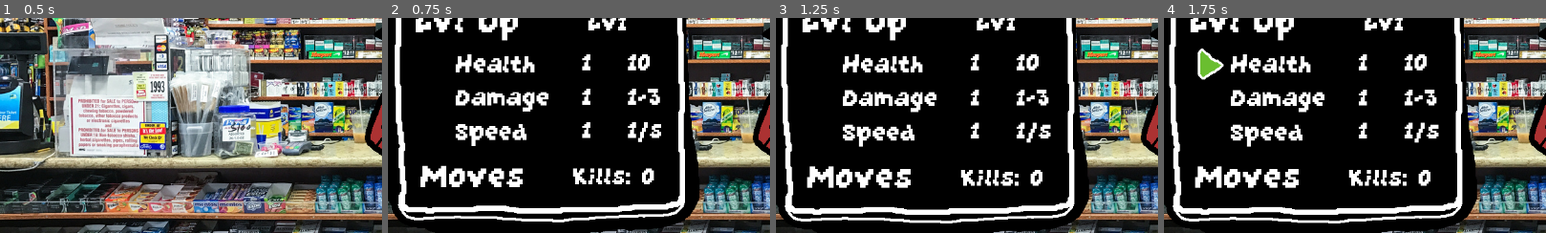
Above: before the commit, frames 1-4 (left to right).
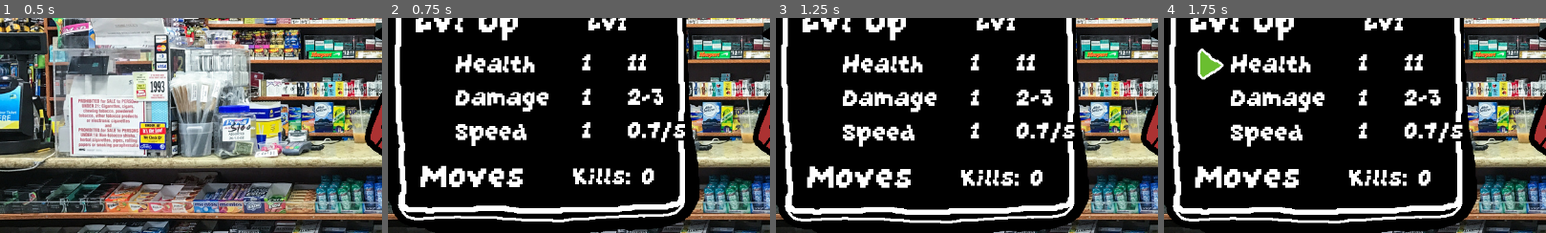
Above: after the commit, the same moments.

Repository: Stumpbeard/critters-doing-combat
Game: Godot game, scene res://shop.tscn
Two runs of this game, one before a commit and one after it. Both use one fixed random seed, a clock stepped at 60 frames per second and the inputs below. This scene is started directly instead of the project's main scene.
Inputs (mouse positions are % of the whole screen's width and height, from its top left):
- Up to frame 1 (0.5 s): no input
- Up to frame 2 (0.75 s): tap Enter at 0.5 s; move the mouse to (24, 50) at 0.52 s; hold Up from 0.53 s (still down); click (24, 50) at 0.67 s
- Up to frame 3 (1.25 s): keep holding Up
- Up to frame 4 (1.75 s): move the mouse to (18, 54) at 1.27 s; release Up at 1.28 s; hold Down from 1.28 s (still down); click (18, 54) at 1.42 s
The pictures show only the part of the screen within x 4-54%, y 44-94%; the shares and areas given below are measured in that part.

Frame 1 is identical in both runs. In frame 2, 1.1% of the frame differs, in the area x 62-78%, y 16-58%; in frame 3, 1.2%, in the area x 63-79%, y 16-59%; in frame 4, 1.2%.

Commit message:
Extra art assets, preparing to make all level ups cost 1

Diff:
--- a/ceo.tscn
+++ b/ceo.tscn
@@ -26,9 +26,10 @@
 texture = ExtResource("2_67x3i")
 offset = Vector2(2.08165e-12, -32)
 script = ExtResource("3_cuiyj")
-max_health = 75
-current_health = 75
-damage_value = [1, 1]
+max_health = 540
+current_health = 540
+attack_speed = 1.1
+damage_value = [4, 7]
 critter_type = 12
 status_types = Array[int]([4, 0])
 
--- a/coffeeny.tscn
+++ b/coffeeny.tscn
@@ -23,6 +23,8 @@
 
 [node name="Coffeeny" instance=ExtResource("1_5tgg8")]
 texture = ExtResource("2_avc7v")
+attack_speed = 0.7
+damage_value = [1, 2]
 critter_type = 8
 status_types = Array[int]([1])
 
--- a/critter.gd
+++ b/critter.gd
@@ -128,10 +128,10 @@
 		return false
 	var tween = create_tween()
 	if is_villain:
-		tween.tween_property(self, "offset:x", -25, 0.05)
+		tween.tween_property(self, "offset:x", -25, min(0.05, attack_speed))
 	else:
-		tween.tween_property(self, "offset:x", 25, 0.05)
-	tween.tween_property(self, "offset:x", 0, 0.05)
+		tween.tween_property(self, "offset:x", 25, min(0.05, attack_speed))
+	tween.tween_property(self, "offset:x", 0, min(0.05, attack_speed))
 	emit_signal("attacked", randi_range(damage_value[0], damage_value[1]), is_villain)
 	Global.play_critter_attack(critter_type)
 	return true
--- a/game_shell.gd
+++ b/game_shell.gd
@@ -26,7 +26,7 @@
 
 var kills = {}
 var heat_ratios = {"city": 0.0, "bridge": 0.0, "pizzeria": 0.0, "wall_st": 0.0}
-var heals = 5
+var heals = 2
 
 var coming_from = ''
 
@@ -116,6 +116,7 @@
 	bodega.get_node("ShopBuyMenu").connect("bought_strength", _on_bought_strength)
 	bodega.get_node("ShopBuyMenu").connect("bought_speed", _on_bought_speed)
 	bodega.get_node("LeaveButton").connect("leave_bodega", _on_leave_bodega)
+	bodega.get_node("ShopBuyMenu").set_player_type(player_type)
 	shop_scene = bodega
 	bodega.set_player_info(level_up_info, heals)
 	add_child(bodega)
@@ -173,6 +174,7 @@
 	city_level.connect("battle_over", _on_battle_to_subway)
 	city_level.get_node("BattleBox").connect("heal_used", _on_heal_used)
 	city_level.get_node("BattleBox").set_player(chosen_player_type())
+	city_level.set_player_info(level_up_info, heals)
 	add_child(city_level)
 	battle_scene = city_level
 	$IntroScreen.queue_free()
--- a/global.tscn
+++ b/global.tscn
@@ -28,75 +28,96 @@
 
 [node name="Click" type="AudioStreamPlayer" parent="."]
 stream = ExtResource("2_sifwj")
+max_polyphony = 10
 bus = &"SFX"
 
 [node name="Shimmer" type="AudioStreamPlayer" parent="."]
 stream = ExtResource("3_a3v71")
+max_polyphony = 10
 bus = &"SFX"
 
 [node name="Swoosh" type="AudioStreamPlayer" parent="."]
 stream = ExtResource("4_lceev")
+max_polyphony = 10
 bus = &"SFX"
 
 [node name="Yeah" type="AudioStreamPlayer" parent="."]
 stream = ExtResource("5_1u85j")
+max_polyphony = 10
 bus = &"SFX"
 
 [node name="Boom" type="AudioStreamPlayer" parent="."]
 stream = ExtResource("6_cmgwk")
+max_polyphony = 10
 bus = &"SFX"
 
 [node name="Squeak" type="AudioStreamPlayer" parent="."]
 stream = ExtResource("7_m5gtk")
+max_polyphony = 10
 bus = &"SFX"
 
 [node name="Flap" type="AudioStreamPlayer" parent="."]
 stream = ExtResource("8_jppxf")
 volume_db = 10.0
+max_polyphony = 10
 bus = &"SFX"
 
 [node name="Squish" type="AudioStreamPlayer" parent="."]
 stream = ExtResource("9_565jp")
+max_polyphony = 10
 bus = &"SFX"
 
 [node name="Angel" type="AudioStreamPlayer" parent="."]
 stream = ExtResource("10_clbc2")
+max_polyphony = 10
 bus = &"SFX"
 
 [node name="Fire" type="AudioStreamPlayer" parent="."]
 stream = ExtResource("11_jbxd4")
+max_polyphony = 10
 bus = &"SFX"
 
 [node name="Heal" type="AudioStreamPlayer" parent="."]
 stream = ExtResource("13_i83ha")
+max_polyphony = 10
 
 [node name="Powerup" type="AudioStreamPlayer" parent="."]
 stream = ExtResource("13_4stgo")
+max_polyphony = 10
 
 [node name="Wind" type="AudioStreamPlayer" parent="."]
 stream = ExtResource("14_s7vq6")
 volume_db = -5.0
+max_polyphony = 10
 
 [node name="HitSpawn" type="AudioStreamPlayer" parent="."]
 stream = ExtResource("15_nk0jv")
+max_polyphony = 10
 
 [node name="Danger" type="AudioStreamPlayer" parent="."]
 stream = ExtResource("16_rv6xp")
+max_polyphony = 10
 
 [node name="Cheer" type="AudioStreamPlayer" parent="."]
 stream = ExtResource("17_7xkym")
+max_polyphony = 10
 
 [node name="ChaChing" type="AudioStreamPlayer" parent="."]
 stream = ExtResource("18_1k0ah")
+max_polyphony = 10
 
 [node name="Error" type="AudioStreamPlayer" parent="."]
 stream = ExtResource("19_qigub")
+max_polyphony = 10
 
 [node name="ElevatorUp" type="AudioStreamPlayer" parent="."]
 stream = ExtResource("20_7kraw")
+max_polyphony = 10
 
 [node name="ElevatorClose" type="AudioStreamPlayer" parent="."]
 stream = ExtResource("21_afpko")
+max_polyphony = 10
 
 [node name="Waves" type="AudioStreamPlayer" parent="."]
 stream = ExtResource("22_vfdi6")
+max_polyphony = 10
--- a/god.tscn
+++ b/god.tscn
@@ -24,8 +24,10 @@
 [node name="God" instance=ExtResource("1_8o6ec")]
 texture = ExtResource("2_143hq")
 offset = Vector2(2.08165e-12, -112)
-max_health = 100
-current_health = 100
+max_health = 1920
+current_health = 1920
+attack_speed = 2.1
+damage_value = [10, 18]
 critter_type = 13
 status_types = Array[int]([3, 4])
 
--- a/securibull.tscn
+++ b/securibull.tscn
@@ -24,9 +24,10 @@
 [node name="Securibull" instance=ExtResource("1_qxbgw")]
 texture = ExtResource("2_jri1d")
 offset = Vector2(2.08165e-12, -36)
-max_health = 25
-current_health = 25
-damage_value = [6, 10]
+max_health = 360
+current_health = 360
+attack_speed = 1.8
+damage_value = [7, 9]
 critter_type = 11
 status_types = Array[int]([4])
 
--- a/shop_buy_menu.gd
+++ b/shop_buy_menu.gd
@@ -8,17 +8,41 @@
 @export var level_up_info = {"level": 1, "to_next_level": 1, "hp": 0, "strength": 0, "speed": 0, "kill_dollars": 0}
 @export var heals = 0
 
+var player_type = "Ratler"
+
 var exploding_number_scene = preload("res://exploding_number.tscn")
+
+var ratler_scene = preload("res://ratler.tscn")
+var pidgepodge_scene = preload("res://pidge_podge.tscn")
+var coffeeny_scene = preload("res://coffeeny.tscn")
+
+var starting_hp = 0
+var starting_dam_min = 0
+var starting_dam_max = 0
+var starting_attack_delay = 0
 
 # Called when the node enters the scene tree for the first time.
 func _ready():
+	var critter
+	match player_type:
+		"Ratler":
+			critter = ratler_scene.instantiate()
+		"PidgePodge":
+			critter = pidgepodge_scene.instantiate()
+		"Coffeeny":
+			critter = coffeeny_scene.instantiate()
+	starting_hp = critter.max_health
+	starting_dam_min = critter.damage_value[0]
+	starting_dam_max = critter.damage_value[1]
+	starting_attack_delay = critter.attack_speed
+
 	$HealsHave.text = "x%s" % [heals]
 	$HealthUpCost.text = "%s" % [1 + level_up_info["hp"]]
-	$HealthUpHave.text = "%s" % [10 + level_up_info["hp"]]
-	var dam_range = calc_strength()
+	$HealthUpHave.text = "%s" % [starting_hp + level_up_info["hp"]]
+	var dam_range = calc_strength(starting_dam_min, starting_dam_max)
 	$DamageUpHave.text = "%s-%s" % [dam_range[0], dam_range[1]]
 	$DamageUpCost.text = "%s" % [1 + level_up_info["strength"]]
-	var attacks_per_second = make_speed_str(1.0 / (1.0 - level_up_info['speed'] * 0.02))
+	var attacks_per_second = make_speed_str(1.0 / (starting_attack_delay - level_up_info['speed'] * 0.02))
 	$SpeedUpHave.text = "%s/s" % [attacks_per_second]
 	$SpeedUpCost.text = "%s" % [1 + level_up_info["speed"]]
 	$TotalLevel.text = "Lv%s" % [1 + level_up_info["hp"] + level_up_info["strength"] + level_up_info["speed"]]
@@ -26,9 +50,12 @@
 
 	$Selector.visible = false
 
-func calc_strength():
+func set_player_type(new_player_type):
+	player_type = new_player_type
+
+func calc_strength(dam_min, dam_max):
 	var strength_ups = level_up_info["strength"]
-	var damage_value = [1, 3]
+	var damage_value = [dam_min, dam_max]
 	for i in range(strength_ups):
 		damage_value[1] += 1
 		if damage_value[1] % 6 == 0:
@@ -41,7 +68,7 @@
 	if len(split_string) <= 1:
 		return num_string
 	if len(split_string[1]) > 2:
-		split_string[1] = split_string[1].substr(0, 2)
+		split_string[1] = split_string[1].substr(0, 1)
 	return ".".join(split_string)
 
 
@@ -107,7 +134,7 @@
 				exploding_number.global_position = $KillsToSpend.global_position + Vector2(100, 0)
 				emit_signal("bought_hp")
 				$HealthUpCost.text = "%s" % [1 + level_up_info["hp"]]
-				$HealthUpHave.text = "%s" % [10 + level_up_info["hp"]]
+				$HealthUpHave.text = "%s" % [starting_hp + level_up_info["hp"]]
 				$KillsToSpend.text = "Kills: %s" % [level_up_info["kill_dollars"]]
 				$TotalLevel.text = "Lv%s" % [1 + level_up_info["hp"] + level_up_info["strength"] + level_up_info["speed"]]
 
@@ -122,7 +149,7 @@
 				add_child(exploding_number)
 				exploding_number.global_position = $KillsToSpend.global_position + Vector2(100, 0)
 				emit_signal("bought_strength")
-				var dam_range = calc_strength()
+				var dam_range = calc_strength(starting_dam_min, starting_dam_max)
 				$DamageUpHave.text = "%s-%s" % [dam_range[0], dam_range[1]]
 				$DamageUpCost.text = "%s" % [1 + level_up_info["strength"]]
 				$KillsToSpend.text = "Kills: %s" % [level_up_info["kill_dollars"]]
@@ -138,7 +165,7 @@
 				add_child(exploding_number)
 				exploding_number.global_position = $KillsToSpend.global_position + Vector2(100, 0)
 				emit_signal("bought_speed")
-				var attacks_per_second = make_speed_str(1.0 / (1.0 - level_up_info['speed'] * 0.1))
+				var attacks_per_second = make_speed_str(1.0 / (starting_attack_delay - level_up_info['speed'] * 0.1))
 				$SpeedUpHave.text = "%s/s" % [attacks_per_second]
 				$SpeedUpCost.text = "%s" % [1 + level_up_info["speed"]]
 				$KillsToSpend.text = "Kills: %s" % [level_up_info["kill_dollars"]]
--- a/shop_buy_menu.tscn
+++ b/shop_buy_menu.tscn
@@ -23,52 +23,54 @@
 [sub_resource type="RectangleShape2D" id="RectangleShape2D_c6e5g"]
 size = Vector2(177, 53)
 
-[sub_resource type="LabelSettings" id="LabelSettings_vscje"]
-resource_local_to_scene = true
-font = ExtResource("3_86ley")
-font_size = 48
-
-[sub_resource type="LabelSettings" id="LabelSettings_8sj3c"]
-resource_local_to_scene = true
-font = ExtResource("3_86ley")
-font_size = 48
-
-[sub_resource type="LabelSettings" id="LabelSettings_ww16g"]
-resource_local_to_scene = true
-font = ExtResource("3_86ley")
-font_size = 48
-
-[sub_resource type="LabelSettings" id="LabelSettings_exdsb"]
-resource_local_to_scene = true
-font = ExtResource("3_86ley")
-font_size = 48
-
-[sub_resource type="LabelSettings" id="LabelSettings_vqg5d"]
-resource_local_to_scene = true
-font = ExtResource("3_86ley")
-font_size = 48
-
-[sub_resource type="LabelSettings" id="LabelSettings_44a0p"]
-resource_local_to_scene = true
-font = ExtResource("3_86ley")
-font_size = 48
-
-[sub_resource type="LabelSettings" id="LabelSettings_vul4q"]
-resource_local_to_scene = true
-font = ExtResource("3_86ley")
-font_size = 48
-
-[sub_resource type="LabelSettings" id="LabelSettings_0i876"]
-resource_local_to_scene = true
-font = ExtResource("3_86ley")
-font_size = 48
-
-[sub_resource type="LabelSettings" id="LabelSettings_h05s2"]
-resource_local_to_scene = true
-font = ExtResource("3_86ley")
-font_size = 48
-
-[sub_resource type="LabelSettings" id="LabelSettings_em7oa"]
+[sub_resource type="LabelSettings" id="LabelSettings_nwf7j"]
+resource_local_to_scene = true
+font = ExtResource("3_86ley")
+font_size = 48
+
+[sub_resource type="LabelSettings" id="LabelSettings_fhnua"]
+resource_local_to_scene = true
+font = ExtResource("3_86ley")
+font_size = 48
+
+[sub_resource type="LabelSettings" id="LabelSettings_p6x5h"]
+resource_local_to_scene = true
+font = ExtResource("3_86ley")
+font_size = 48
+
+[sub_resource type="LabelSettings" id="LabelSettings_oy6q1"]
+resource_local_to_scene = true
+font = ExtResource("3_86ley")
+font_size = 48
+
+[sub_resource type="LabelSettings" id="LabelSettings_t48i2"]
+resource_local_to_scene = true
+font = ExtResource("3_86ley")
+font_size = 48
+
+[sub_resource type="LabelSettings" id="LabelSettings_vb7i7"]
+resource_local_to_scene = true
+font = ExtResource("3_86ley")
+font_size = 48
+
+[sub_resource type="LabelSettings" id="LabelSettings_m73q1"]
+resource_local_to_scene = true
+font = ExtResource("3_86ley")
+font_size = 48
+
+[sub_resource type="LabelSettings" id="LabelSettings_8yacr"]
+resource_local_to_scene = true
+font = ExtResource("3_86ley")
+font_size = 48
+outline_size = 16
+outline_color = Color(0, 0, 0, 1)
+
+[sub_resource type="LabelSettings" id="LabelSettings_6yb4y"]
+resource_local_to_scene = true
+font = ExtResource("3_86ley")
+font_size = 48
+
+[sub_resource type="LabelSettings" id="LabelSettings_wodvc"]
 resource_local_to_scene = true
 font = ExtResource("3_86ley")
 font_size = 48
@@ -113,7 +115,7 @@
 offset_right = -404.0
 offset_bottom = -668.0
 text = "1"
-label_settings = SubResource("LabelSettings_vscje")
+label_settings = SubResource("LabelSettings_nwf7j")
 text_size = 48
 reveal = false
 
@@ -123,7 +125,7 @@
 offset_right = -305.0
 offset_bottom = -668.0
 text = "x0"
-label_settings = SubResource("LabelSettings_8sj3c")
+label_settings = SubResource("LabelSettings_fhnua")
 text_size = 48
 reveal = false
 
@@ -133,7 +135,7 @@
 offset_right = -404.0
 offset_bottom = -523.0
 text = "1"
-label_settings = SubResource("LabelSettings_ww16g")
+label_settings = SubResource("LabelSettings_p6x5h")
 text_size = 48
 reveal = false
 
@@ -143,7 +145,7 @@
 offset_right = -305.0
 offset_bottom = -523.0
 text = "10"
-label_settings = SubResource("LabelSettings_exdsb")
+label_settings = SubResource("LabelSettings_oy6q1")
 text_size = 48
 reveal = false
 
@@ -153,7 +155,7 @@
 offset_right = -404.0
 offset_bottom = -470.0
 text = "1"
-label_settings = SubResource("LabelSettings_vqg5d")
+label_settings = SubResource("LabelSettings_t48i2")
 text_size = 48
 reveal = false
 
@@ -163,7 +165,7 @@
 offset_right = -305.0
 offset_bottom = -470.0
 text = "1-3"
-label_settings = SubResource("LabelSettings_44a0p")
+label_settings = SubResource("LabelSettings_vb7i7")
 text_size = 48
 reveal = false
 
@@ -173,7 +175,7 @@
 offset_right = -404.0
 offset_bottom = -420.0
 text = "1"
-label_settings = SubResource("LabelSettings_vul4q")
+label_settings = SubResource("LabelSettings_m73q1")
 text_size = 48
 reveal = false
 
@@ -183,7 +185,7 @@
 offset_right = -305.0
 offset_bottom = -420.0
 text = "1/s"
-label_settings = SubResource("LabelSettings_0i876")
+label_settings = SubResource("LabelSettings_8yacr")
 text_size = 48
 reveal = false
 
@@ -193,7 +195,7 @@
 offset_right = -326.0
 offset_bottom = -583.0
 text = "Lv1"
-label_settings = SubResource("LabelSettings_h05s2")
+label_settings = SubResource("LabelSettings_6yb4y")
 text_size = 48
 
 [node name="KillsToSpend" parent="." instance=ExtResource("2_65dbk")]
@@ -202,7 +204,7 @@
 offset_right = -254.0
 offset_bottom = -349.0
 text = "Kills: 0"
-label_settings = SubResource("LabelSettings_em7oa")
+label_settings = SubResource("LabelSettings_wodvc")
 horizontal_alignment = 0
 text_size = 48
 reveal = false
Binary file added: background-for-page.png
Not shown, added: background-for-page.png.import
Binary file added: banner-gif.aseprite
Binary file added: banner-gif.gif
Binary file added: basicbanner.png
Not shown, added: basicbanner.png.import
Binary file added: cdc-logo.png
Not shown, added: cdc-logo.png.import
Not shown: 15 places in credits.tscn that only renumber resources
Not shown: 2 places in critter.tscn that only renumber resources
Not shown: 2 places in ending.tscn that only renumber resources
Binary file added: features-banner.png
(and 6 more such lines)
